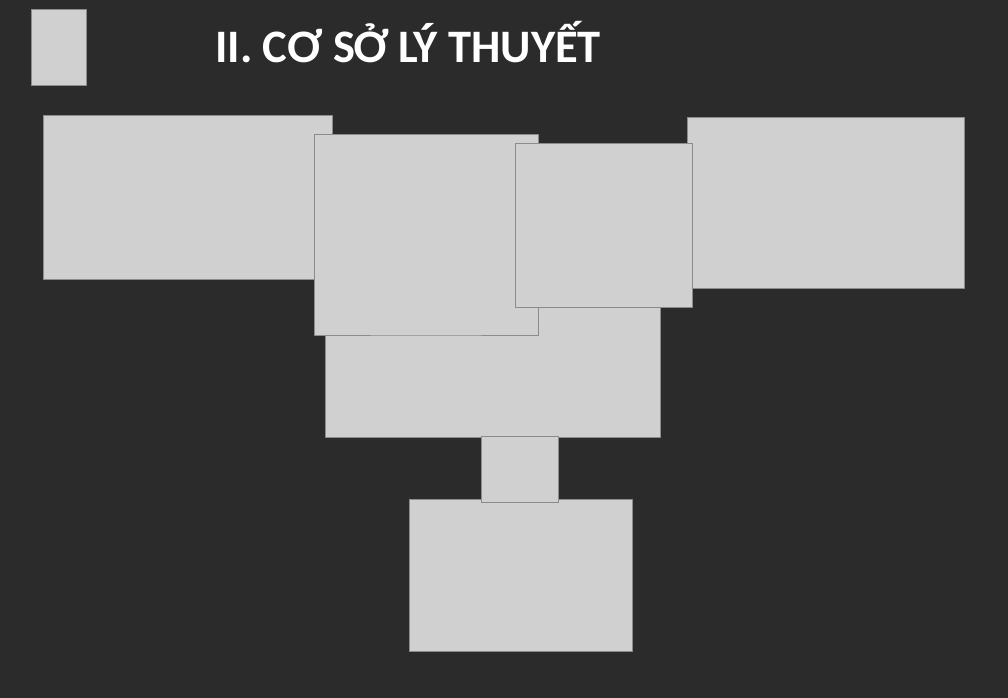
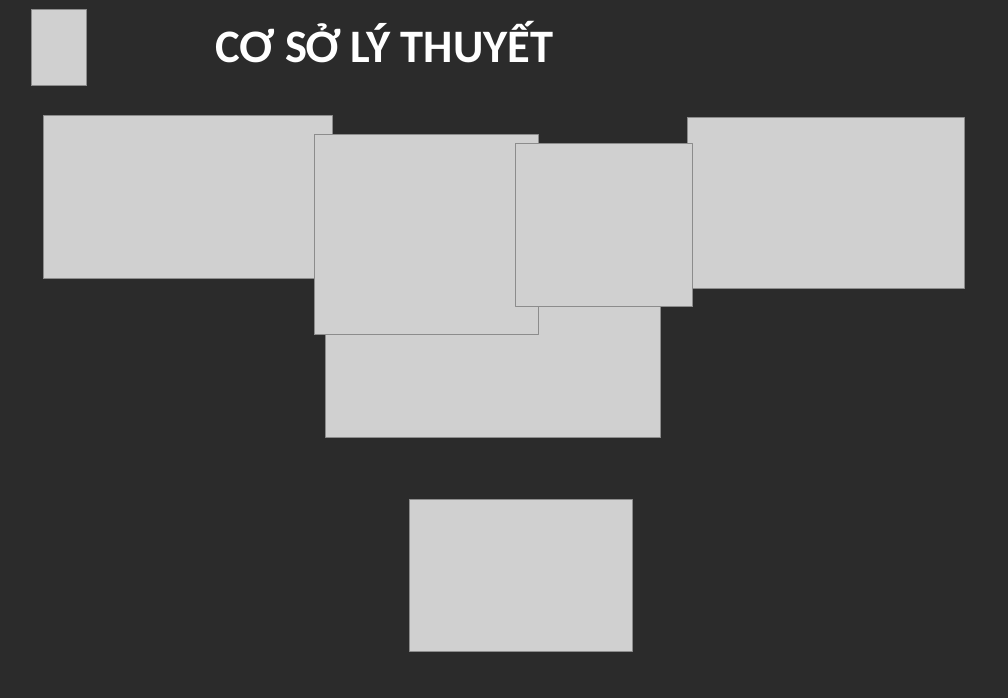
Before and after one commit to linh236/document_LVTN_2020, a slide deck: slide 6 of document/LVTN_2020_NQL.pptx. Drawn at 1008x698 pixels with LibreOffice and Linux fonts; fonts in the diff are those of the drawing; grey boxes stand for pictures; background and template pictures are left out; a plain dark background stands for a picture behind light text. Boxes give left, top, right and bottom in pixels: in the first picture for what was removed or moved away, otherwise in the second. Text is boxed around its words. In the diff, an @@ line names an element or a change of style, - is before the commit and + after.

```diff
--- a/document/LVTN_2020_NQL.pptx
+++ b/document/LVTN_2020_NQL.pptx
@@ text at (215,24,554,63): text changed @@
-II. CƠ SỞ LÝ THUYẾT
+CƠ SỞ LÝ THUYẾT
@@ picture removed at (481,437,558,503) @@
```
Also in this commit, not shown: 18 other slides changed, 1 slide added, 1 slide removed, 10 other files.
